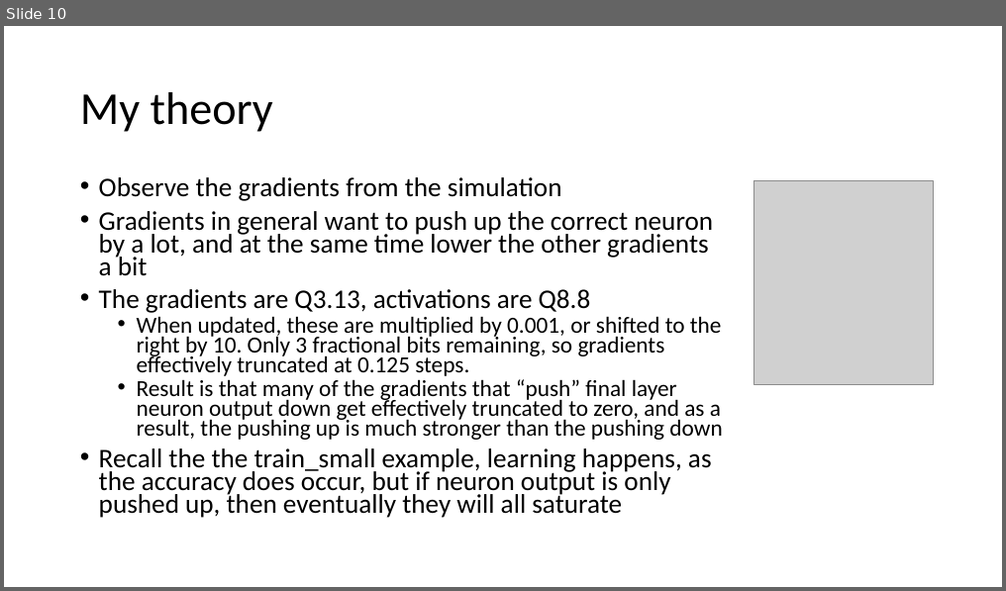
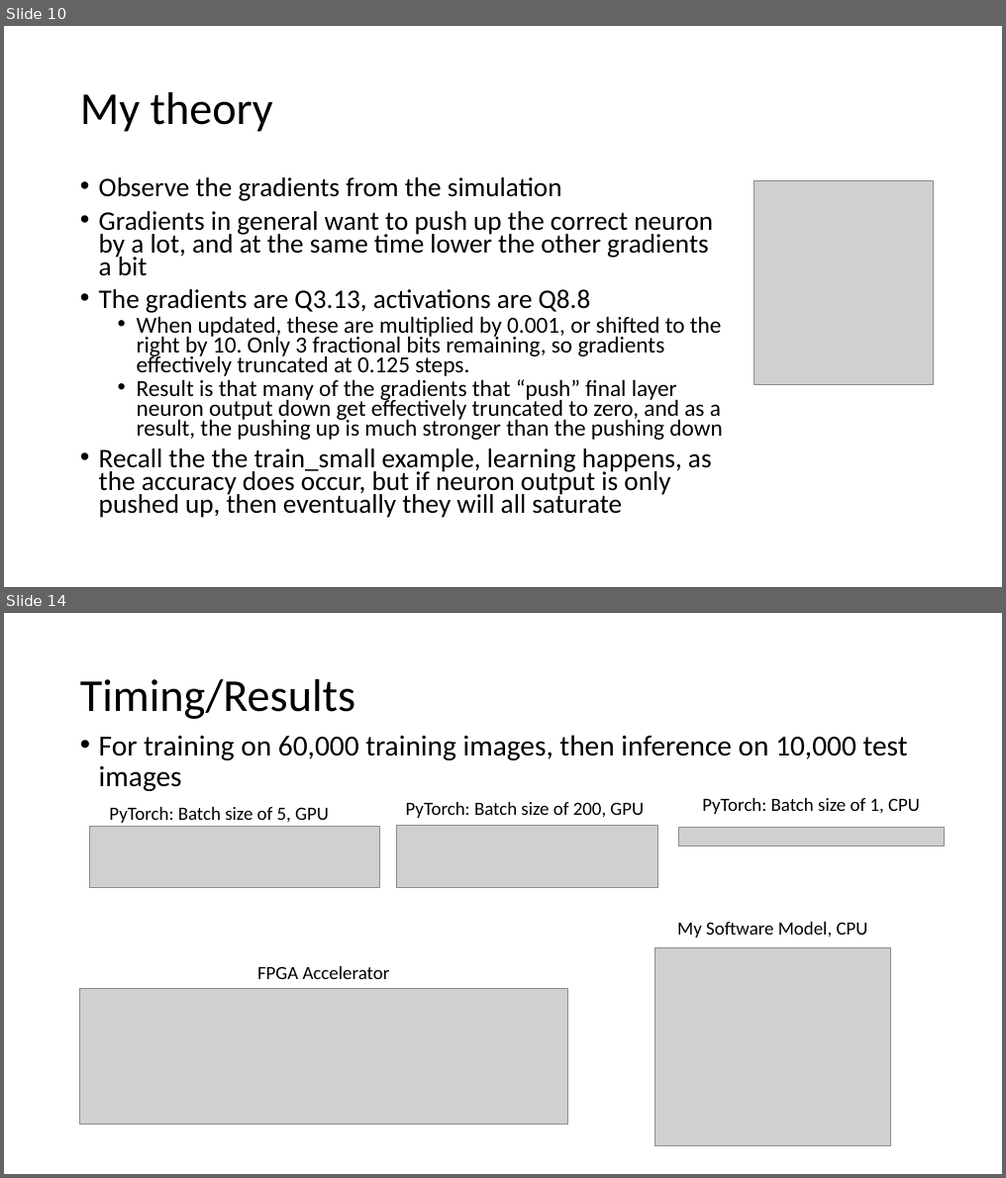
Before and after one commit to erikgroving/NeuralNetworkHardwareAccelerator, a slide deck: WeeklyPresentations/update12_06_13.pptx. Shown one above the other, each under a label of ours: slide 10 before the commit, slides 10 and 14 after it; the slides between them are not shown. The pictures are 1006x591 and 1006x1178 pixels, drawn with LibreOffice and Linux fonts; fonts in the diff are those of the drawing; grey boxes stand for pictures. Boxes give left, top, right and bottom in pixels: in the first picture for what was removed or moved away, otherwise in the second. Text is boxed around its words. In the diff, an @@ line names an element or a change of style, - is before the commit and + after.

```diff
--- a/WeeklyPresentations/update12_06_13.pptx
+++ b/WeeklyPresentations/update12_06_13.pptx
@@ slide 14 added at (4,613,1002,1174), background #FFFFFF @@
@@ title added at (80,679,355,719), 44 pt, text #000000 @@
+Timing/Results
@@ text added at (99,735,908,791), 28 pt, text #000000 @@
+• For training on 60,000 training images, then inference on 10,000 test images
@@ text added at (109,807,329,823), 18 pt, text #000000 @@
+PyTorch: Batch size of 5, GPU
@@ text added at (406,802,644,818), 18 pt, text #000000 @@
+PyTorch: Batch size of 200, GPU
@@ text added at (702,798,920,814), 18 pt, text #000000 @@
+PyTorch: Batch size of 1, CPU
@@ picture added at (89,827,380,888) @@
@@ picture added at (397,826,658,888) @@
@@ picture added at (678,827,944,847) @@
@@ text added at (677,922,868,938), 18 pt, text #000000 @@
+My Software Model, CPU
@@ text added at (257,966,390,979), 18 pt, text #000000 @@
+FPGA Accelerator
@@ picture added at (654,949,891,1147) @@
@@ picture added at (79,989,567,1124) @@
```
Also in this commit, not shown: 5 slides changed, 9 other slides added, 2 other files.
